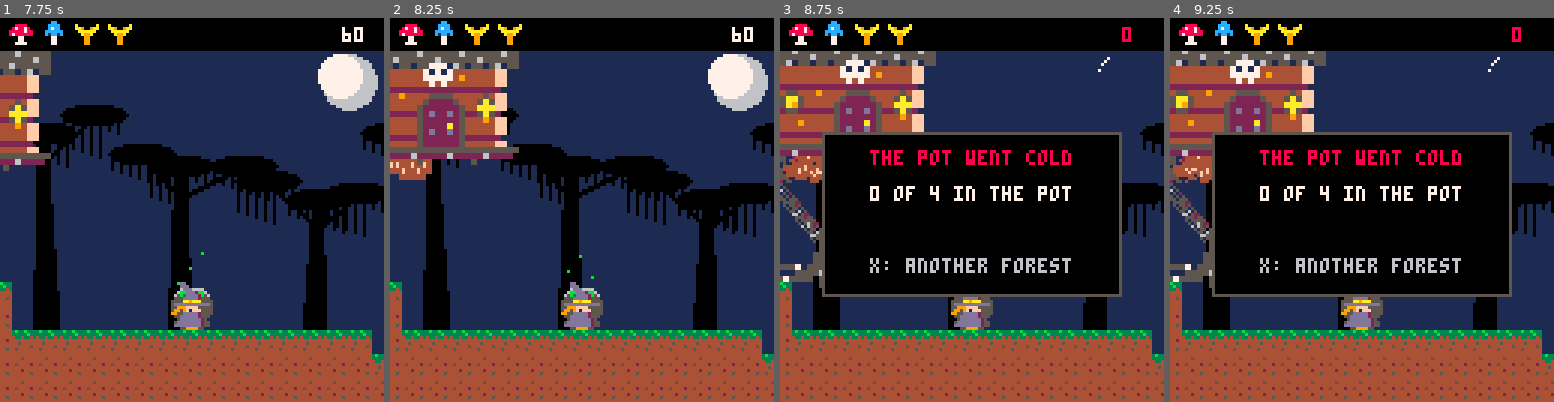
Above: before the commit, frames 1-4 (left to right).
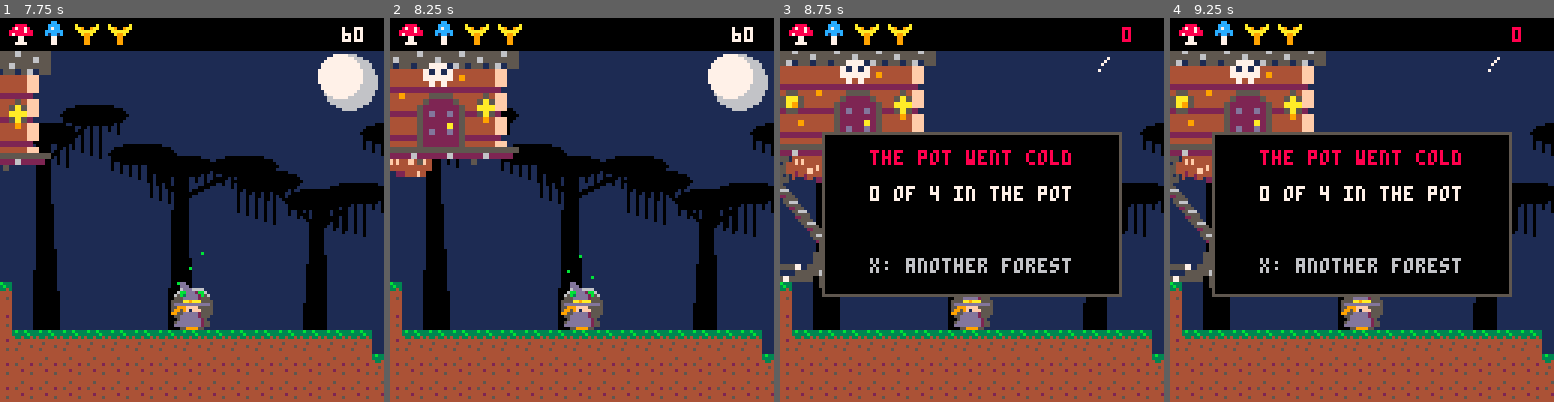
Above: after the commit, the same moments.

Repository: drachis/carts
Game: PICO-8 cartridge proj/witchcap/tests/test_boot.p8
Same seed, same stepped clock (60 frames per second), same inputs: the game is played once before the commit and once after it.
Inputs:
- Up to frame 1 (7.75 s): tap X (X key) at 0.33, 1.07, 1.85, 2.97, 4.08, 5.2, 6.32, 7.43 s; tap O (Z key) at 0.7, 1.7, 2.1, 2.5, 2.9, 3.3, 3.7, 4.1, 4.5, 4.9, 5.3, 5.7, 6.1, 6.5, 6.9, 7.3, 7.7 s; hold Right 1.6-2.1 s; hold Up 2.15-2.42 s; hold Right 2.47-3.03 s; hold Left 3.08-3.58 s; hold Down 3.63-3.97 s; hold Right 4.02-4.68 s; hold Up 4.73-5.03 s; hold Left 5.08-5.68 s; hold Down 5.73-6.03 s; hold Right 6.08-6.58 s; hold Right 6.63-7.13 s; hold Up 7.18-7.45 s; hold Right from 7.5 s (still down)
- Up to frame 2 (8.25 s): release Right at 8.07 s; tap O (Z key) at 8.1 s; hold Left from 8.12 s (still down)
- Up to frame 3 (8.75 s): tap O (Z key) at 8.5 s; tap X (X key) at 8.55 s; release Left at 8.62 s; hold Down from 8.67 s (still down)
- Up to frame 4 (9.25 s): tap O (Z key) at 8.9 s; release Down at 9 s; hold Right from 9.05 s (still down)

Frame 1 is identical in both runs. In frame 2, 0.2% of the frame differs, in the area x 0-11%, y 36-43%; in frame 3, 0.7%, in the area x 0-11%, y 35-59%; in frame 4, 0.7%.

Commit message:
witchcap: the hut's limbs are drawn from whole-pixel joints as lines a whole pixel apart, so the leg pictures no longer shimmer as they move (2307 tokens)
Co-Authored-By: Claude Opus 5.5 <noreply@anthropic.com>

Diff:
--- a/proj/witchcap/hut.lua
+++ b/proj/witchcap/hut.lua
@@ -53,15 +53,21 @@
 end
 
 -- the limb picture in map column `column`, drawn from one joint to the
--- other at twice its width: a textured line for every half pixel across
+-- other at twice its width, as textured lines side by side. the joints
+-- are moved to whole pixels and the lines are a whole pixel apart, along
+-- x for an upright limb and along y for a level one, so every line
+-- covers the same pixels of the picture and nothing shimmers as it moves.
 function draw_limb(column,x0,y0,x1,y1)
+ x0,y0,x1,y1=flr(x0),flr(y0),flr(x1),flr(y1)
  local dx,dy=x1-x0,y1-y0
- local length=sqrt(dx*dx+dy*dy)
- local down_picture=3/max(abs(dx),abs(dy))
- for across=-8,7.5,0.5 do
-  local shift_x,shift_y=-dy/length*across,dx/length*across
+ local long=max(abs(dx),abs(dy))
+ -- a slanted limb is cut on the slant, so it takes more lines to be as thick
+ local half=flr(8*sqrt(dx*dx+dy*dy)/long)
+ local upright=abs(dy)>=abs(dx)
+ for across=-half,half-1 do
+  local shift_x,shift_y=upright and across or 0,upright and 0 or across
   tline(x0+shift_x,y0+shift_y,x1+shift_x,y1+shift_y,
-   column+(across+8)/16,16,0,down_picture)
+   column+(across+half)/half/2,16,0,3/long)
  end
 end
 
